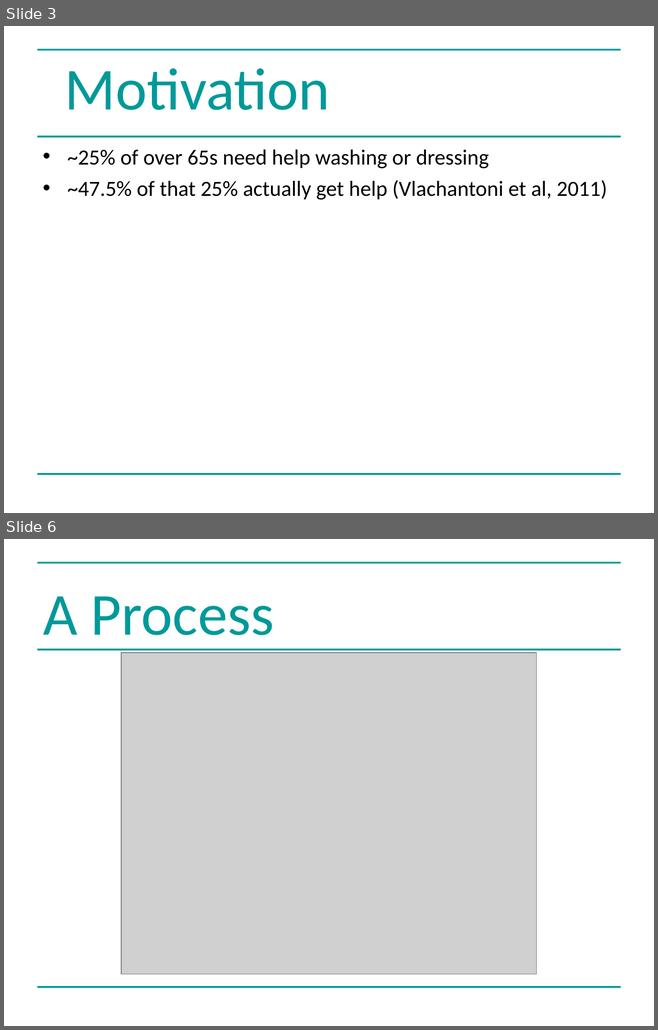
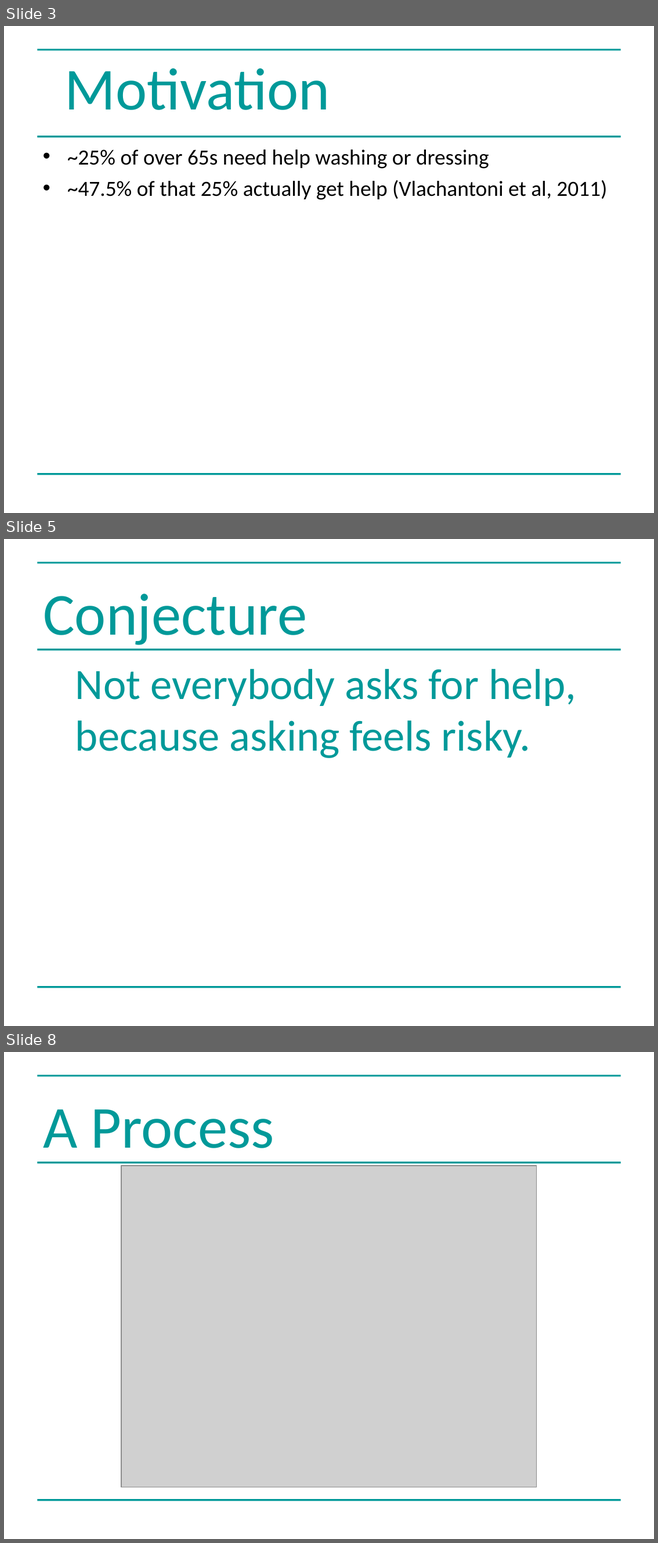
Before and after one commit to greenape/bsps2015, a slide deck: presentation/risky_aging_bsps.ppt. Shown one above the other, each under a label of ours: slides 3 and 6 before the commit, slides 3, 5 and 8 after it; the slides between them are not shown. The pictures are 658x1030 and 658x1543 pixels, drawn with LibreOffice and Linux fonts; fonts in the diff are those of the drawing; grey boxes stand for pictures. Boxes give left, top, right and bottom in pixels: in the first picture for what was removed or moved away, otherwise in the second. Text is boxed around its words. In the diff, an @@ line names an element or a change of style, - is before the commit and + after.

```diff
--- a/presentation/risky_aging_bsps.ppt
+++ b/presentation/risky_aging_bsps.ppt
@@ slide 5 added at (x1=4, y1=539, x2=654, y2=1026), background #FFFFFF; not listed: 3 template elements that a slide beside it also shows @@
@@ title added at (x1=43, y1=594, x2=307, y2=645), 66 pt, text #009999 @@
+Conjecture
@@ text added at (x1=75, y1=669, x2=576, y2=758), 48 pt, text #009999 @@
+  Not everybody asks for help, because asking feels risky.
@@ what was slide 6 is now slide 8 @@
```
Also in this commit, not shown: 2 slides changed, 2 other slides added, 2 slides removed.
